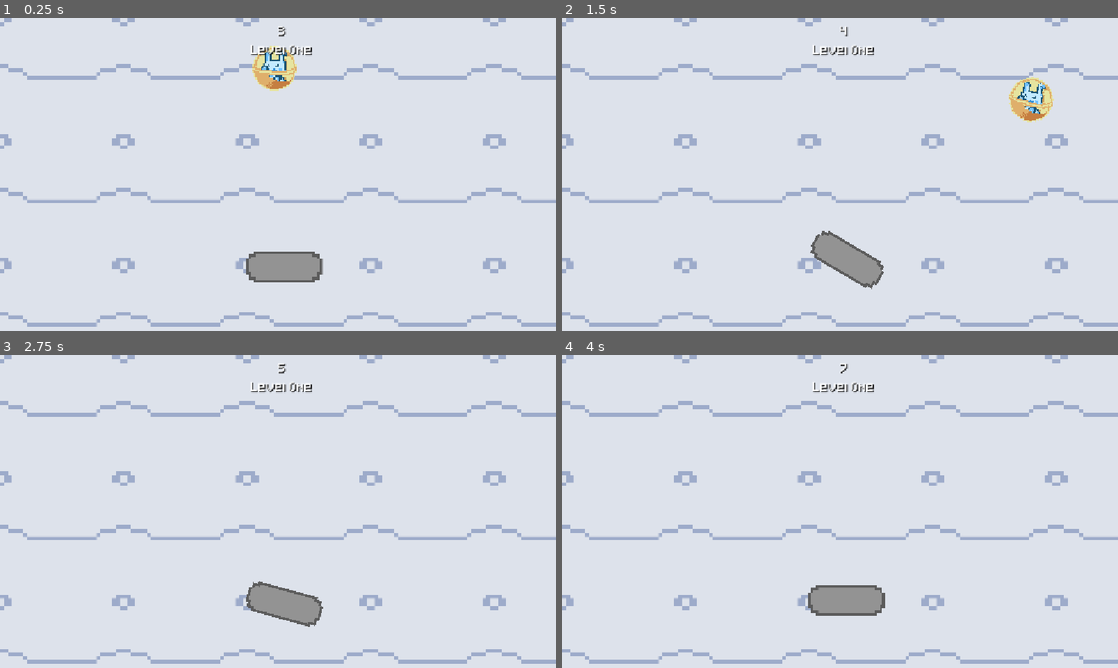
Above: before the commit, frames 1-4 (two rows, left to right).
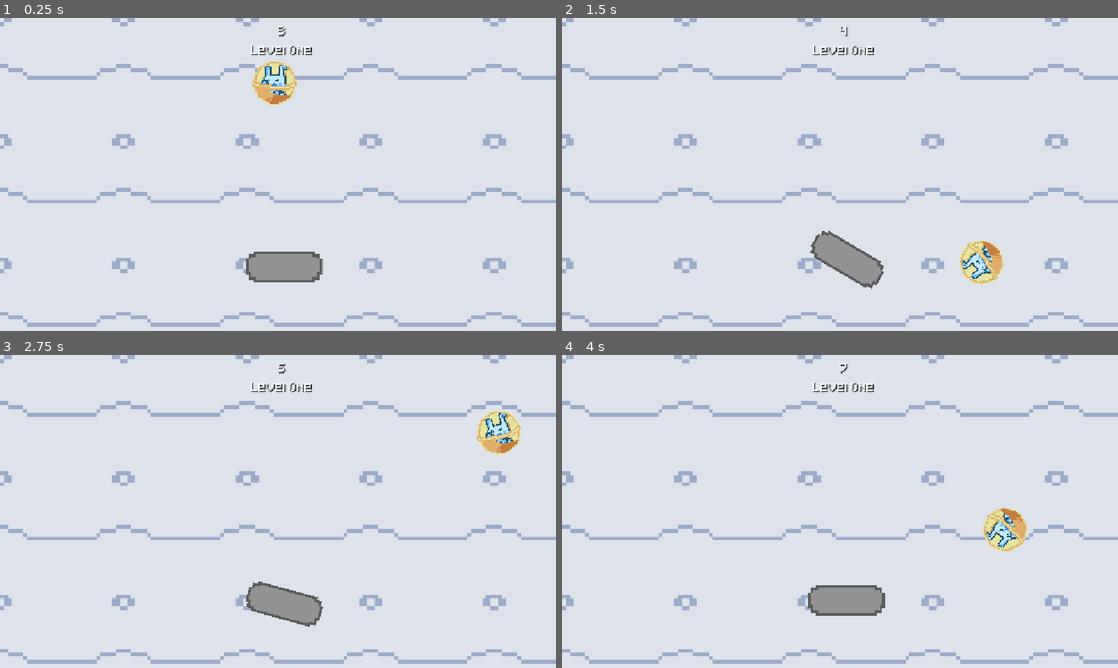
Above: after the commit, the same moments.

Repository: Junoholic/Bounce-Back-Project
Game: Godot game, scene res://main.tscn
The game is run twice, just before and just after one commit, with the same random seed, the same clock (stepped at 60 frames per second) and the same inputs.
Inputs:
- Up to frame 1 (0.25 s): no input
- Up to frame 2 (1.5 s): hold D (move_right) 0.53-1.28 s; hold 1 (paddle 1) 0.53-1.28 s; hold A (move_left) from 1.28 s (still down); tap 1 (paddle 1) at 1.35 s
- Up to frame 3 (2.75 s): release A (move_left) at 2.03 s; hold D (move_right) from 2.03 s (still down); hold 1 (paddle 1) from 2.03 s (still down)
- Up to frame 4 (4 s): release 1 (paddle 1) at 2.78 s; tap 1 (paddle 1) at 2.85 s; release D (move_right) at 3.53 s; hold A (move_left) from 3.53 s (still down); hold 1 (paddle 1) from 3.53 s (still down)

The runs differ from the first frame. In frame 1, 1.1% of the frame differs, in the area x 45-54%, y 8-28%; in frame 2, 1.8%, in the area x 71-89%, y 18-86%; in frame 3, 0.9%; in frame 4, 0.9%.

Commit message:
Walls

Diff:
--- a/pinbounce/Ball.tscn
+++ b/pinbounce/Ball.tscn
@@ -1,11 +1,15 @@
 [gd_scene format=3 uid="uid://u5bgu0qf2gpr"]
 
 [ext_resource type="Texture2D" uid="uid://dcl23nk64ilfr" path="res://ball.png" id="1_dy6sc"]
+
+[sub_resource type="PhysicsMaterial" id="PhysicsMaterial_5vw27"]
+bounce = 0.7
 
 [sub_resource type="CircleShape2D" id="CircleShape2D_450et"]
 radius = 46.95
 
 [node name="Ball" type="RigidBody2D" unique_id=895890468]
+physics_material_override = SubResource("PhysicsMaterial_5vw27")
 
 [node name="CollisionShape2D" type="CollisionShape2D" parent="." unique_id=1865369357]
 shape = SubResource("CircleShape2D_450et")
--- a/pinbounce/main.tscn
+++ b/pinbounce/main.tscn
@@ -6,6 +6,7 @@
 [ext_resource type="PackedScene" uid="uid://u5bgu0qf2gpr" path="res://Ball.tscn" id="2_0xm2m"]
 [ext_resource type="Texture2D" uid="uid://b8uknvabdmtt4" path="res://tiles/border_tile.png" id="2_7mycd"]
 [ext_resource type="PackedScene" uid="uid://bnpdwr57njcd" path="res://paddle.tscn" id="3_h2yge"]
+[ext_resource type="PackedScene" uid="uid://dghw2wwq3h82d" path="res://wall.tscn" id="7_272bh"]
 
 [sub_resource type="TileSetAtlasSource" id="TileSetAtlasSource_272bh"]
 texture = ExtResource("1_1bvp3")
@@ -533,13 +534,6 @@
 shadow_color = Color(0, 0, 0, 0.7882353)
 shadow_offset = Vector2(2, 2)
 
-[sub_resource type="PhysicsMaterial" id="PhysicsMaterial_0xm2m"]
-bounce = 0.4
-absorbent = true
-
-[sub_resource type="RectangleShape2D" id="RectangleShape2D_450et"]
-size = Vector2(1208, 248.79001)
-
 [sub_resource type="LabelSettings" id="LabelSettings_5vw27"]
 font = ExtResource("1_h2yge")
 shadow_color = Color(0, 0, 0, 0.7882353)
@@ -570,14 +564,6 @@
 
 [node name="Ball" parent="." unique_id=990906771 instance=ExtResource("2_0xm2m")]
 position = Vector2(569, 76)
-physics_material_override = SubResource("PhysicsMaterial_0xm2m")
-
-[node name="StaticBody2D" type="StaticBody2D" parent="." unique_id=1546942463]
-position = Vector2(28, 88)
-
-[node name="CollisionShape2D" type="CollisionShape2D" parent="StaticBody2D" unique_id=830696482]
-position = Vector2(549, 566)
-shape = SubResource("RectangleShape2D_450et")
 
 [node name="LevelLabel" type="Label" parent="." unique_id=332814014]
 offset_left = 461.0
@@ -591,3 +577,19 @@
 
 [node name="Paddle" parent="." unique_id=803579783 instance=ExtResource("3_h2yge")]
 position = Vector2(589, 515.70496)
+
+[node name="Wall" parent="." unique_id=810970931 instance=ExtResource("7_272bh")]
+position = Vector2(576, 30)
+scale = Vector2(57.6, 3)
+
+[node name="Wall2" parent="." unique_id=909896859 instance=ExtResource("7_272bh")]
+position = Vector2(576, 626)
+scale = Vector2(57.6, 3)
+
+[node name="Wall3" parent="." unique_id=1673131253 instance=ExtResource("7_272bh")]
+position = Vector2(30, 328)
+scale = Vector2(3, 26.8)
+
+[node name="Wall4" parent="." unique_id=1770469922 instance=ExtResource("7_272bh")]
+position = Vector2(1122, 328)
+scale = Vector2(3, 26.8)
